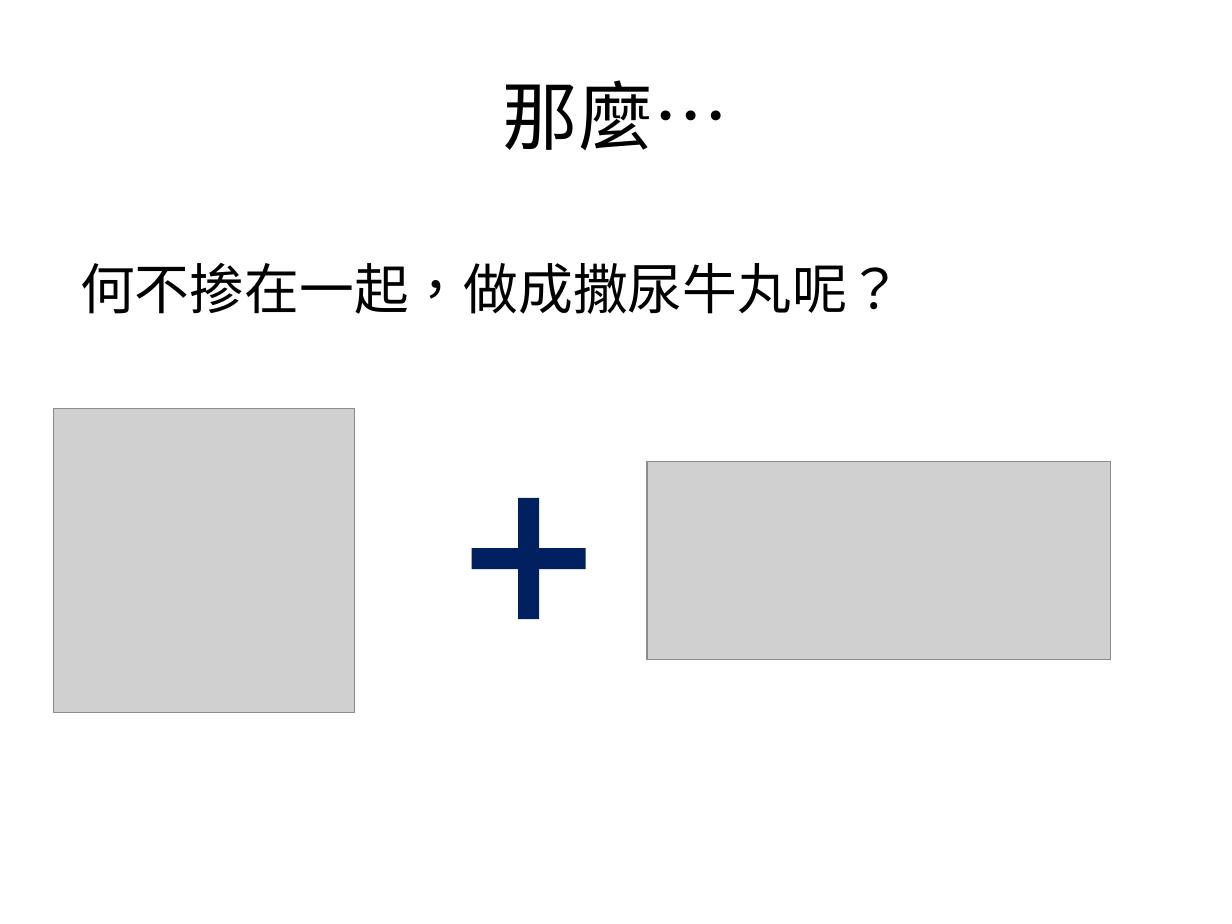
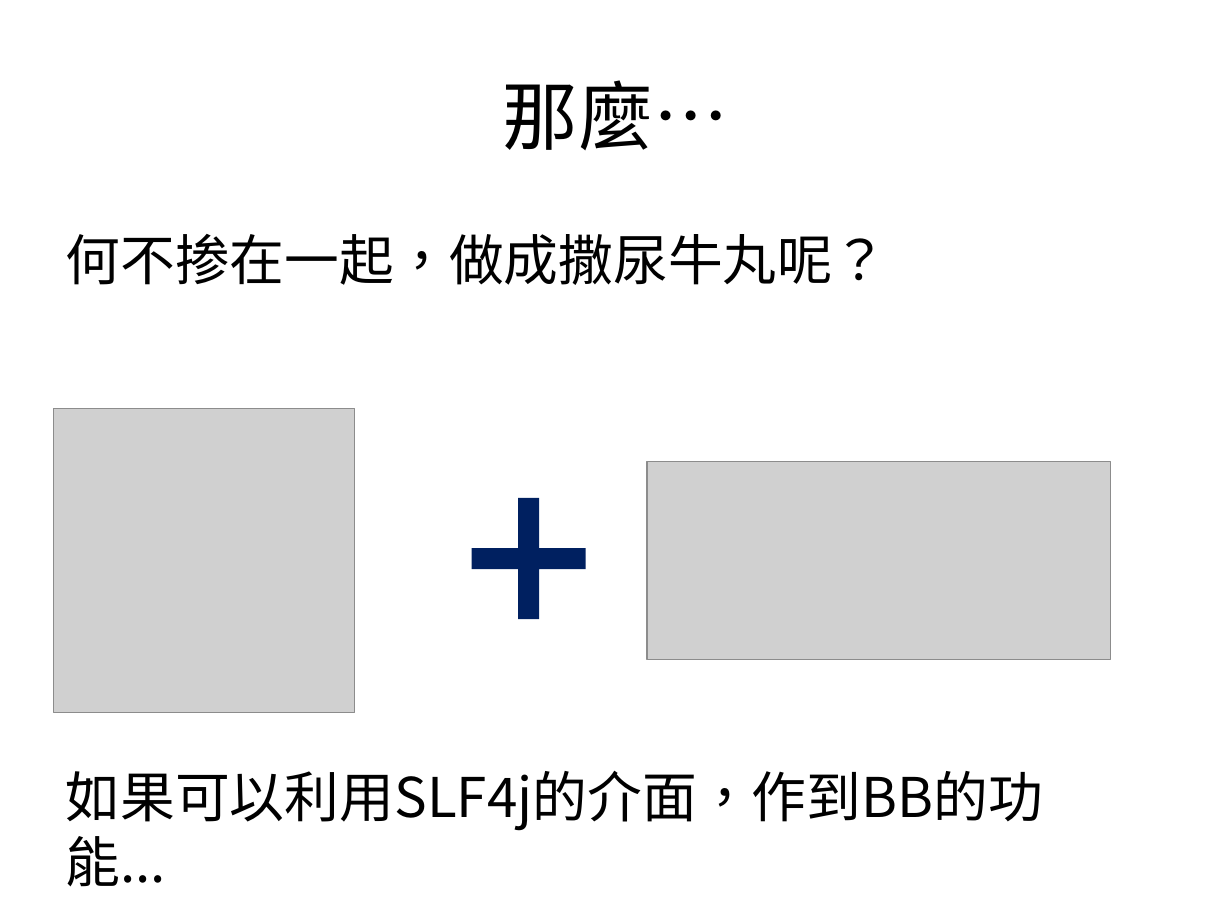
Before and after one commit to zanyking/java_two, a slide deck: slide 39 of 2013/Active Application Monitoring.pptx. Drawn at 1232x924 pixels with LibreOffice and Linux fonts; fonts in the diff are those of the drawing; grey boxes stand for pictures; background and template pictures are left out. Boxes give left, top, right and bottom in pixels: in the first picture for what was removed or moved away, otherwise in the second. Text is boxed around its words. In the diff, an @@ line names an element or a change of style, - is before the commit and + after.

```diff
--- a/2013/Active Application Monitoring.pptx
+++ b/2013/Active Application Monitoring.pptx
@@ text "何不掺在一起，做成撒尿牛丸呢？": place and size @@
-text "何不掺在一起，做成撒尿牛丸呢？" at box(80, 263, 902, 314)
+text "何不掺在一起，做成撒尿牛丸呢？" at box(66, 234, 1044, 831)
@@ text at box(66, 771, 1044, 831): paragraph added @@
+如果可以利用SLF4j的介面，作到BB的功能...
```
Also in this commit, not shown: 3 other slides changed.
